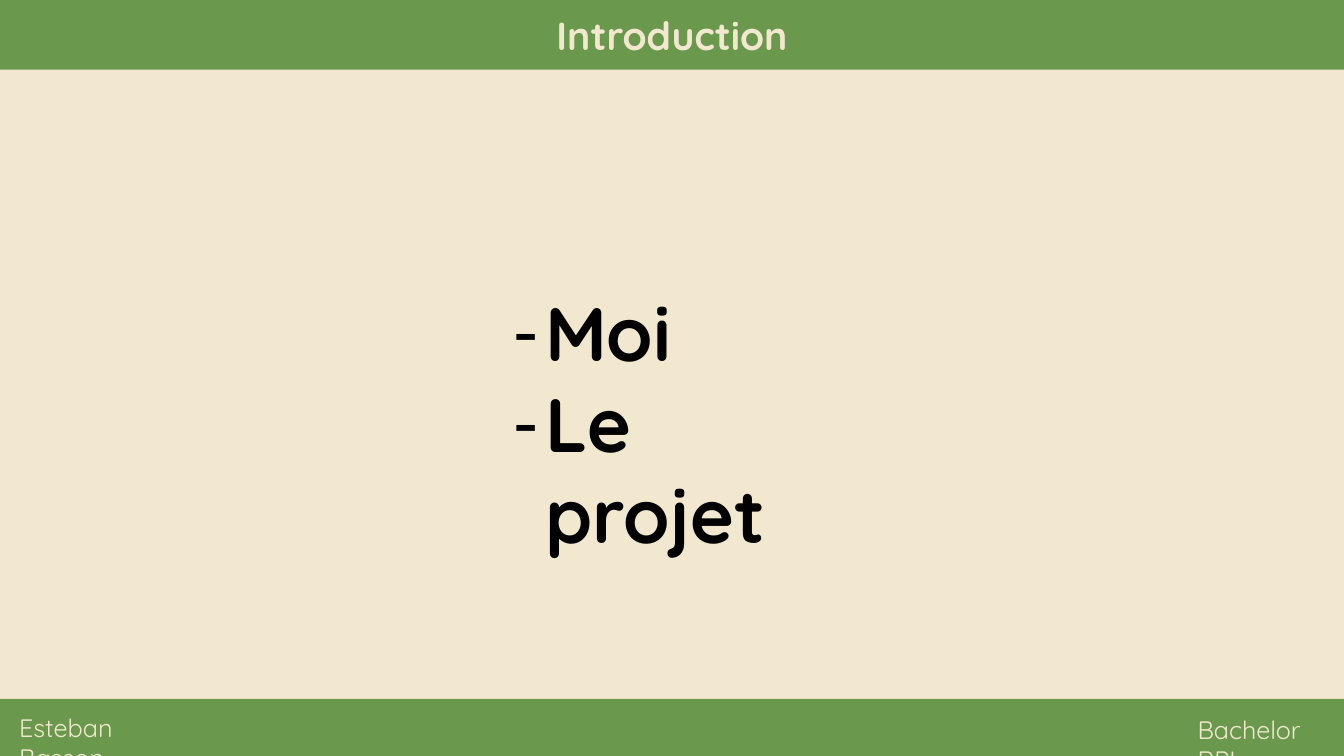
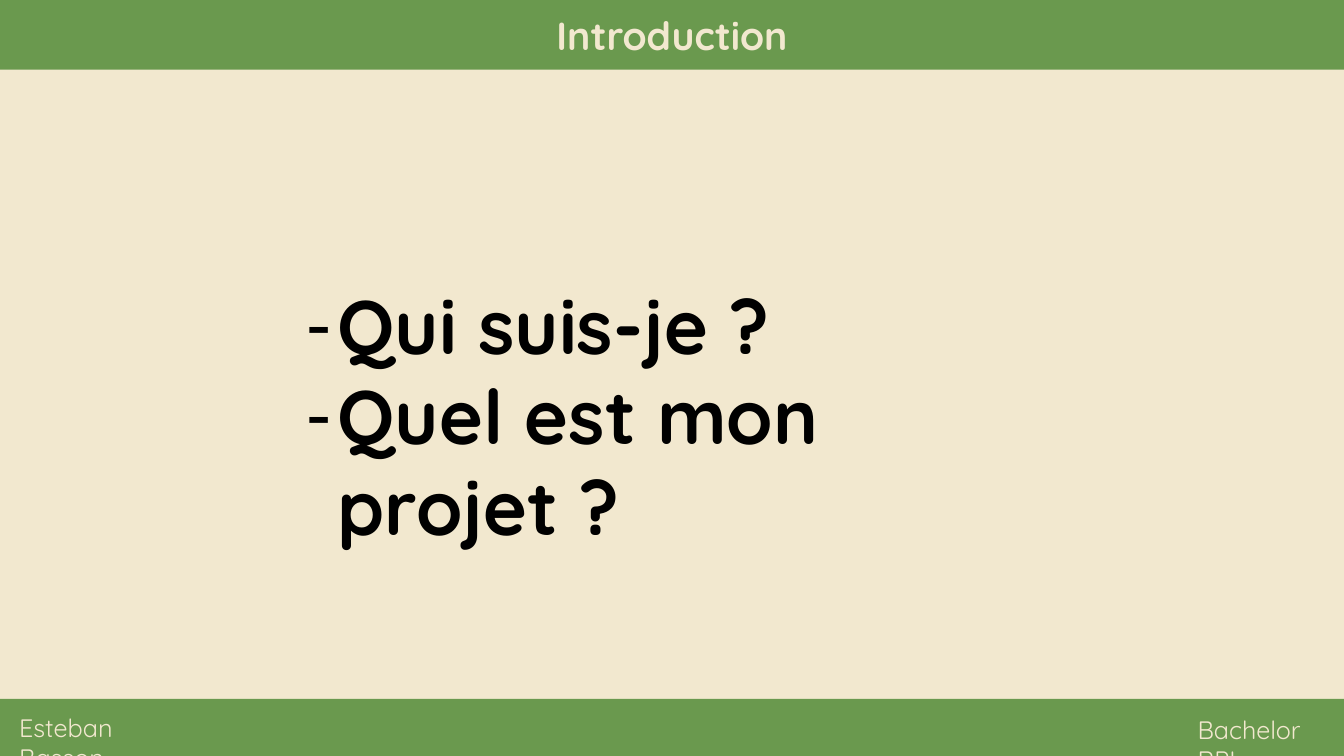
Before and after one commit to stbn1699/ShareCookbook, a slide deck: slide 2 of Annexes/Oral.pptx. Drawn at 1344x756 pixels with LibreOffice and Linux fonts; fonts in the diff are those of the drawing. Boxes give left, top, right and bottom in pixels: in the first picture for what was removed or moved away, otherwise in the second. Text is boxed around its words. In the diff, an @@ line names an element or a change of style, - is before the commit and + after.

```diff
--- a/Annexes/Oral.pptx
+++ b/Annexes/Oral.pptx
@@ text at box(338, 299, 818, 550): text changed @@
-– Moi
-– Le projet
+– Qui suis-je ?
+– Quel est mon projet ?
```
Also in this commit, not shown: 1 other slide changed, 2 slides added, 1 other file.
